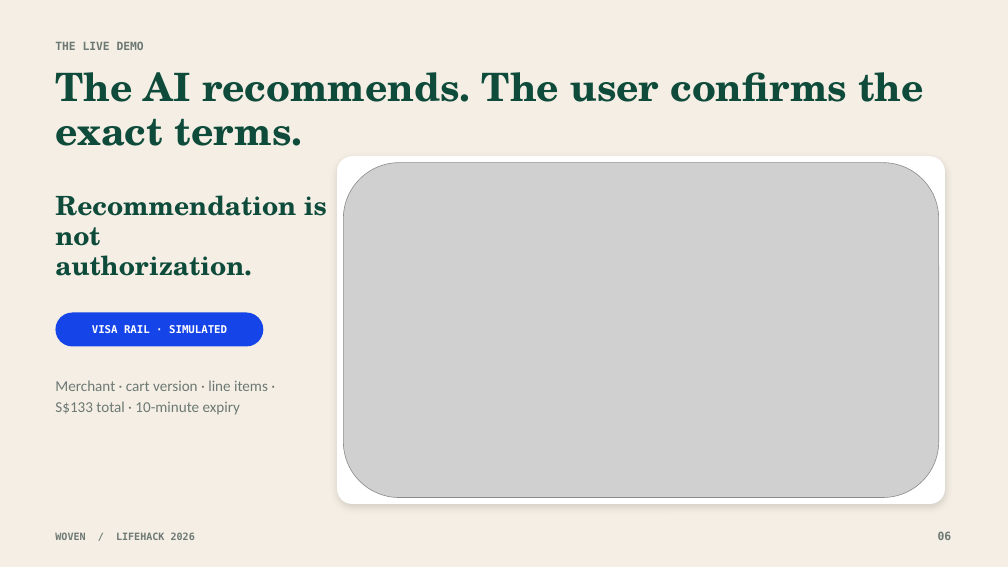
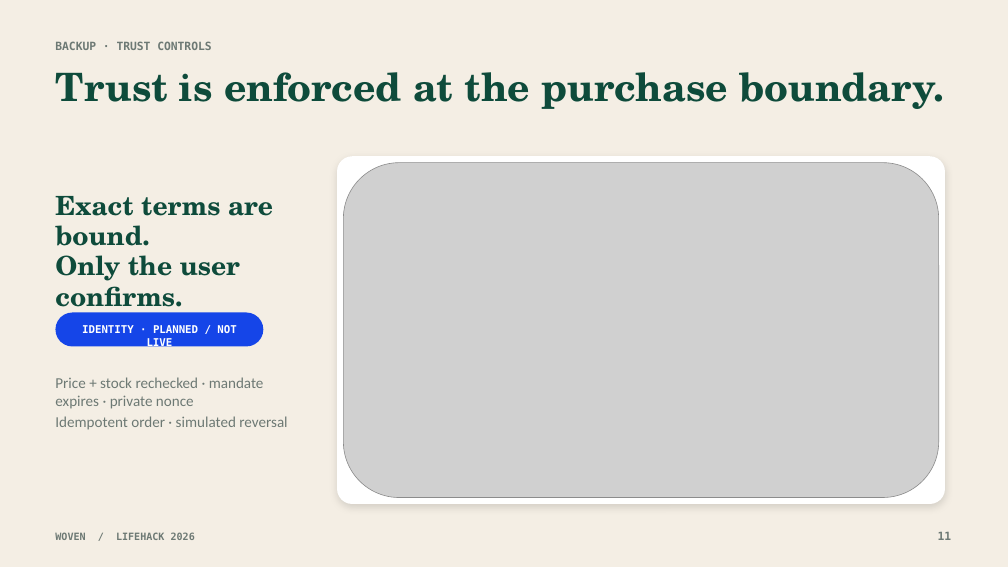
Before and after one commit to Ducksss/LifeHack-2026, a slide deck: slide 11 of docs/Woven-Hackathon-Pitch.pptx (slide 6 before the commit). Drawn at 1008x567 pixels with LibreOffice and Linux fonts; fonts in the diff are those of the drawing; grey boxes stand for pictures. Boxes give left, top, right and bottom in pixels: in the first picture for what was removed or moved away, otherwise in the second. Text is boxed around its words. In the diff, an @@ line names an element or a change of style, - is before the commit and + after.

Commit message:
docs(feat): refresh Woven pitch and gallery visuals
Regenerate the judge deck around the three-minute story, add a reusable Devpost visual deck, and replace the architecture, user-flow, and trust-boundary gallery renders with verified 1600x900 assets.

```diff
--- a/docs/Woven-Hackathon-Pitch.pptx
+++ b/docs/Woven-Hackathon-Pitch.pptx
@@ text at (x1=55, y1=41, x2=211, y2=50): text changed @@
-THE LIVE DEMO
+BACKUP · TRUST CONTROLS
@@ text at (x1=55, y1=72, x2=944, y2=109): text changed @@
-The AI recommends. The user confirms the exact terms.
+Trust is enforced at the purchase boundary.
@@ text at (x1=55, y1=196, x2=273, y2=315): text changed @@
-Recommendation is not
-authorization.
+Exact terms are bound.
+Only the user confirms.
@@ text at (x1=82, y1=325, x2=236, y2=349): text changed @@
-VISA RAIL · SIMULATED
+IDENTITY · PLANNED / NOT LIVE
@@ text at (x1=55, y1=377, x2=287, y2=430): text changed @@
-Merchant · cart version · line items · S$133 total · 10-minute expiry
+Price + stock rechecked · mandate expires · private nonce
+Idempotent order · simulated reversal
@@ text at (x1=938, y1=532, x2=952, y2=540): text changed @@
-06
+11
```
Also in this commit, not shown: 5 other slides changed, 4 slides added, 2 slides removed, 4 other files.
